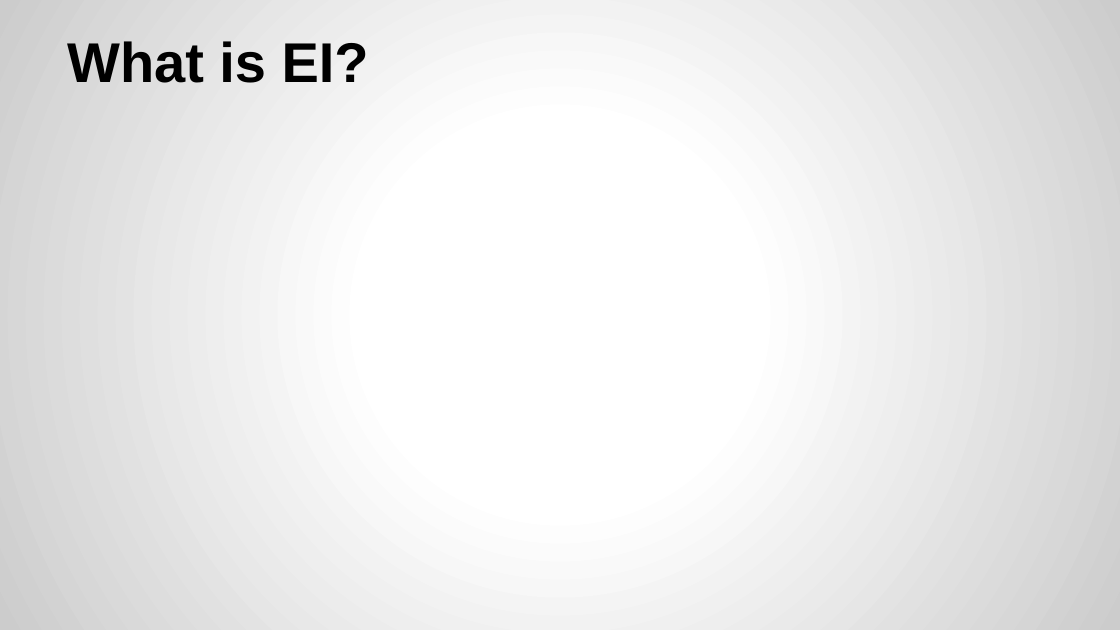
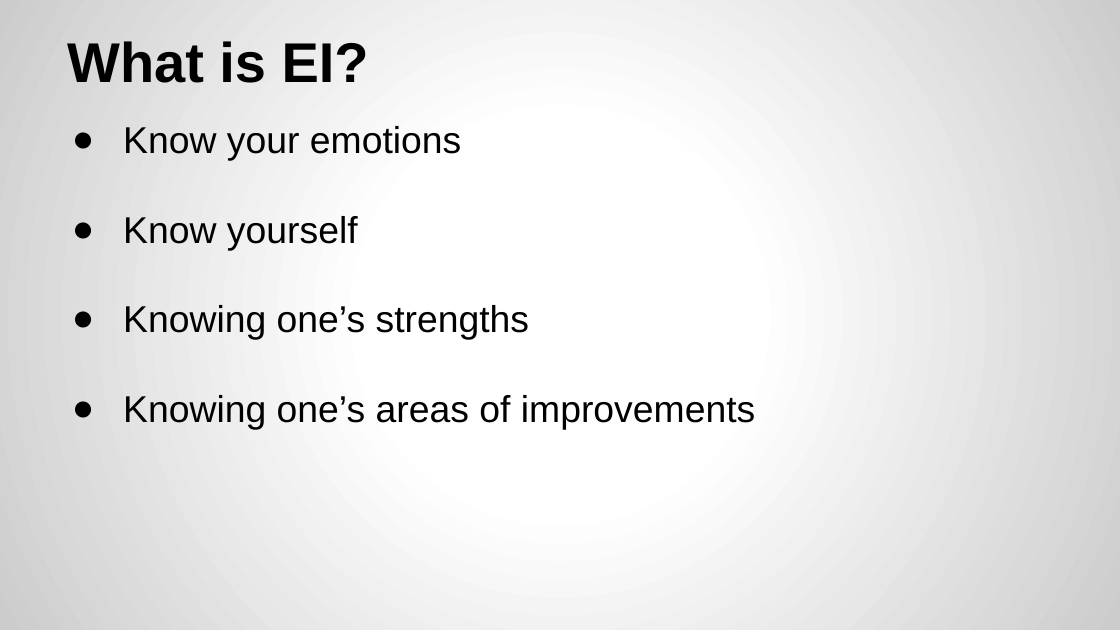
Before and after one commit to yogeshrnaik/presentations, a slide deck: slide 3 of Emotional Intelligence.pptx. Drawn at 1120x630 pixels with LibreOffice and Linux fonts; fonts in the diff are those of the drawing. Boxes give left, top, right and bottom in pixels: in the first picture for what was removed or moved away, otherwise in the second. Text is boxed around its words. In the diff, an @@ line names an element or a change of style, - is before the commit and + after.

```diff
--- a/Emotional Intelligence.pptx
+++ b/Emotional Intelligence.pptx
@@ text added at box(123, 126, 755, 430), 24 pt, text #000000 @@
+● Know your emotions
+● Know yourself
+● Knowing one’s strengths
+● Knowing one’s areas of improvements
```
Also in this commit, not shown: 1 slide added, 1 other file.
